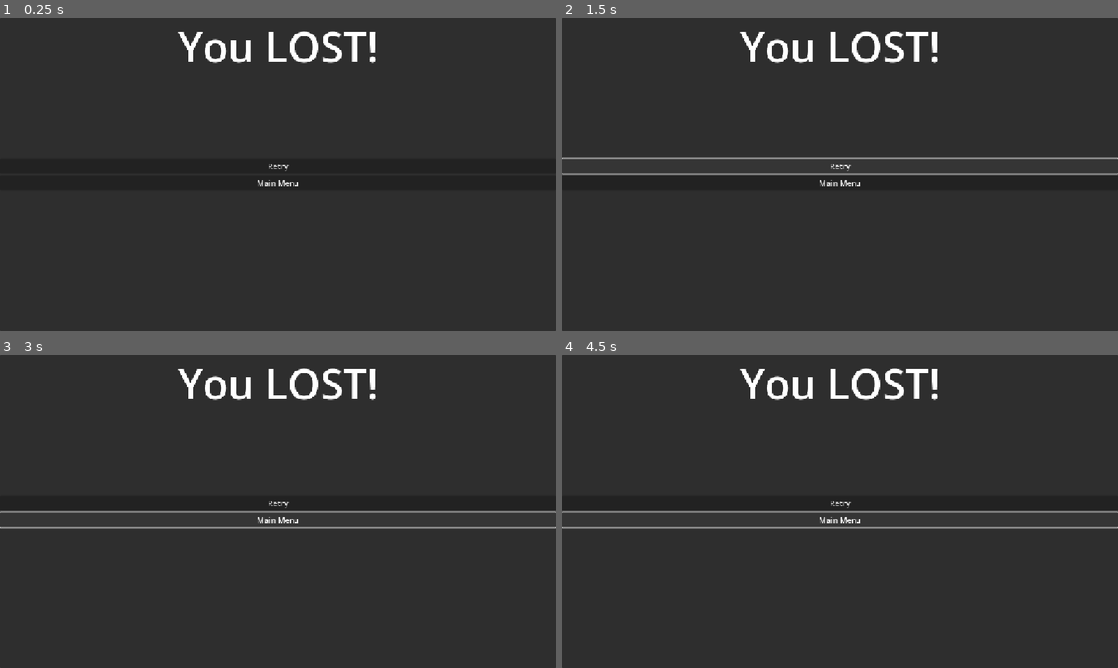
Above: before the commit, frames 1-4 (two rows, left to right).
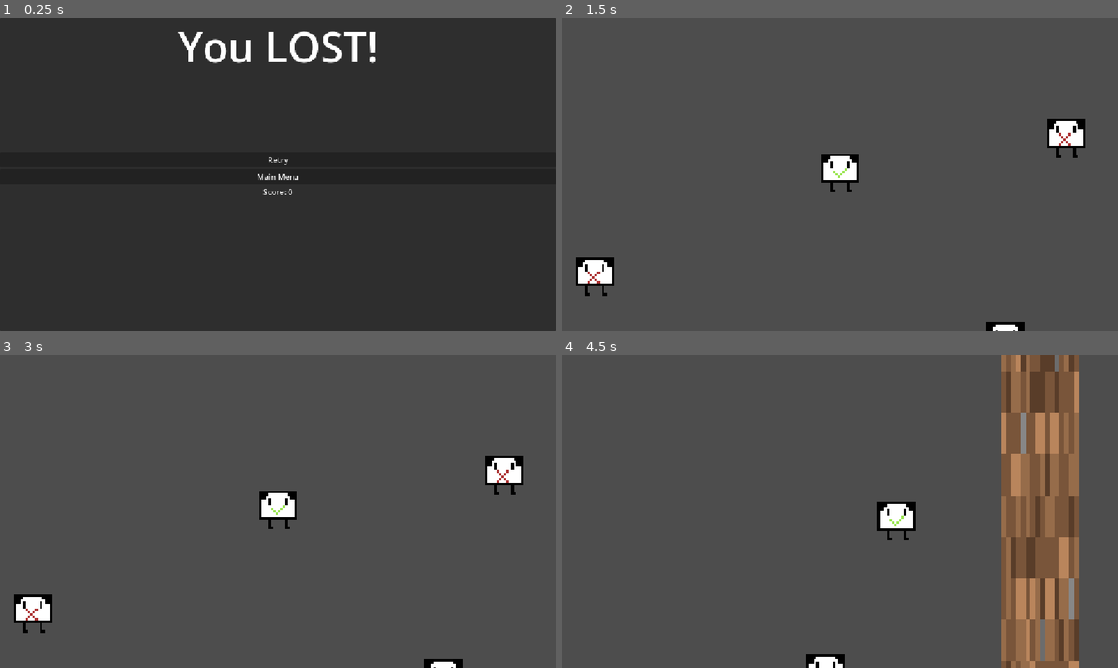
Above: after the commit, the same moments.

Repository: sid-the-loser/Game-Engine-Design-Lab
Game: Godot game, scene res://scenes/lose_scene.tscn
The game is run twice, just before and just after one commit, with the same random seed, the same clock (stepped at 60 frames per second) and the same inputs. This scene is started directly instead of the project's main scene.
Inputs (mouse positions are in pixels of both pictures, inside the frame that each line leads up to):
- Up to frame 1 (0.25 s): no input
- Up to frame 2 (1.5 s): click "Retry" at 0.5 s; click (840, 165) at 1.25 s, where only the run before the commit has a clickable "Retry"
- Up to frame 3 (3 s): click (278, 502) at 2 s, where only the run before the commit has a clickable "Retry"; click (278, 520) at 2.75 s, where only the run before the commit has a clickable "Main Menu"
- Up to frame 4 (4.5 s): hold D (Right) 3.53-4.28 s; hold S (Down) from 4.28 s (still down)

The runs differ from the first frame. In frame 1, 0.2% of the frame differs, in the area x 46-54%, y 44-57%; in frame 2, 96%; in frame 3, 96%; in frame 4, 96%, in the area x 0-100%, y 0-100%.

Commit message:
final push

Diff:
--- /dev/null
+++ b/lab-3/prefabs/enemy.tscn
@@ -0,0 +1,20 @@
+[gd_scene load_steps=4 format=3 uid="uid://dj7goyqa3jtsq"]
+
+[ext_resource type="Texture2D" uid="uid://cd8u5y6dpvqi0" path="res://sprites/enemy.png" id="1_6n8dw"]
+[ext_resource type="Script" uid="uid://b64sskc438exd" path="res://scripts/enemy.gd" id="1_yfjof"]
+
+[sub_resource type="RectangleShape2D" id="RectangleShape2D_yfjof"]
+size = Vector2(64, 79.5)
+
+[node name="Enemy" type="CharacterBody2D"]
+collision_layer = 2
+script = ExtResource("1_yfjof")
+
+[node name="CollisionShape2D" type="CollisionShape2D" parent="."]
+position = Vector2(0, -40.25)
+shape = SubResource("RectangleShape2D_yfjof")
+
+[node name="Enemy" type="Sprite2D" parent="."]
+position = Vector2(4.7683716e-07, -40)
+scale = Vector2(5, 5)
+texture = ExtResource("1_6n8dw")
--- a/lab-3/prefabs/player.tscn
+++ b/lab-3/prefabs/player.tscn
@@ -1,9 +1,12 @@
-[gd_scene load_steps=4 format=3 uid="uid://dimoxfrphs4fi"]
+[gd_scene load_steps=5 format=3 uid="uid://dimoxfrphs4fi"]
 
 [ext_resource type="Script" uid="uid://b4wjpbser8aj6" path="res://scripts/player.gd" id="1_4dohe"]
 [ext_resource type="Texture2D" uid="uid://cppwp2yt7dga2" path="res://sprites/player.png" id="1_72ieh"]
 
 [sub_resource type="RectangleShape2D" id="RectangleShape2D_4dohe"]
+size = Vector2(64, 79.5)
+
+[sub_resource type="RectangleShape2D" id="RectangleShape2D_r66lb"]
 size = Vector2(64, 79.5)
 
 [node name="Player" type="CharacterBody2D"]
@@ -17,3 +20,12 @@
 position = Vector2(4.7683716e-07, -40)
 scale = Vector2(5, 5)
 texture = ExtResource("1_72ieh")
+
+[node name="Area2D" type="Area2D" parent="."]
+collision_mask = 2
+
+[node name="CollisionShape2D" type="CollisionShape2D" parent="Area2D"]
+position = Vector2(0, -40.25)
+shape = SubResource("RectangleShape2D_r66lb")
+
+[connection signal="body_entered" from="Area2D" to="." method="_on_area_2d_body_entered"]
--- a/lab-3/project.godot
+++ b/lab-3/project.godot
@@ -15,6 +15,11 @@
 run/main_scene="uid://dvbgl1bbc4jdf"
 config/features=PackedStringArray("4.5", "Forward Plus")
 config/icon="res://icon.svg"
+
+[autoload]
+
+DebugManager="*res://scripts/singletons/debug_manager.gd"
+GameManager="*res://scripts/singletons/game_manager.gd"
 
 [display]
 
@@ -61,3 +66,4 @@
 [rendering]
 
 textures/canvas_textures/default_texture_filter=0
+textures/vram_compression/import_etc2_astc=true
--- a/lab-3/scenes/gameplay.tscn
+++ b/lab-3/scenes/gameplay.tscn
@@ -1,38 +1,72 @@
-[gd_scene load_steps=4 format=3 uid="uid://b5c66arsbf264"]
+[gd_scene load_steps=5 format=3 uid="uid://b5c66arsbf264"]
 
 [ext_resource type="Texture2D" uid="uid://ddbpbijqaxgxq" path="res://sprites/ground.webp" id="1_00tan"]
+[ext_resource type="PackedScene" uid="uid://dj7goyqa3jtsq" path="res://prefabs/enemy.tscn" id="2_ct7aa"]
 [ext_resource type="PackedScene" uid="uid://dimoxfrphs4fi" path="res://prefabs/player.tscn" id="2_l1v76"]
 
-[sub_resource type="RectangleShape2D" id="RectangleShape2D_ct7aa"]
-size = Vector2(948, 66)
+[sub_resource type="RectangleShape2D" id="RectangleShape2D_ocj2s"]
+size = Vector2(159, 1362)
 
 [node name="Gameplay" type="Node2D"]
 
-[node name="Level" type="Node" parent="."]
+[node name="Player" parent="." instance=ExtResource("2_l1v76")]
+position = Vector2(387, 464)
 
-[node name="Ground" type="StaticBody2D" parent="Level"]
+[node name="Camera2D" type="Camera2D" parent="Player"]
+position = Vector2(0, -37)
+position_smoothing_enabled = true
 
-[node name="CollisionShape2D" type="CollisionShape2D" parent="Level/Ground"]
-position = Vector2(475, 608)
-shape = SubResource("RectangleShape2D_ct7aa")
+[node name="Enemy" parent="." instance=ExtResource("2_ct7aa")]
+position = Vector2(-121, 678)
 
-[node name="CollisionShape2D2" type="CollisionShape2D" parent="Level/Ground"]
-position = Vector2(1531, 607)
-shape = SubResource("RectangleShape2D_ct7aa")
+[node name="Enemy2" parent="." instance=ExtResource("2_ct7aa")]
+position = Vector2(855, 392)
 
-[node name="Ground" type="Sprite2D" parent="Level/Ground"]
-texture_repeat = 2
-position = Vector2(475.49988, 610)
-scale = Vector2(5.943751, 0.44)
+[node name="Enemy3" parent="." instance=ExtResource("2_ct7aa")]
+position = Vector2(730, 813)
+
+[node name="b" type="StaticBody2D" parent="."]
+position = Vector2(-347, 404)
+
+[node name="CollisionShape2D" type="CollisionShape2D" parent="b"]
+position = Vector2(0.5, 0)
+shape = SubResource("RectangleShape2D_ocj2s")
+
+[node name="Ground" type="Sprite2D" parent="b"]
+scale = Vector2(1, 8.537499)
 texture = ExtResource("1_00tan")
-region_rect = Rect2(-9.28, 0, 19.98, 6.47)
 
-[node name="Ground2" type="Sprite2D" parent="Level/Ground"]
-texture_repeat = 2
-position = Vector2(1535, 607)
-scale = Vector2(5.943751, 0.44)
+[node name="b1" type="StaticBody2D" parent="."]
+position = Vector2(1174, 404)
+
+[node name="CollisionShape2D" type="CollisionShape2D" parent="b1"]
+position = Vector2(0.5, 0)
+shape = SubResource("RectangleShape2D_ocj2s")
+
+[node name="Ground" type="Sprite2D" parent="b1"]
+scale = Vector2(1, 8.537499)
 texture = ExtResource("1_00tan")
-region_rect = Rect2(-9.28, 0, 19.98, 6.47)
 
-[node name="Player" parent="." instance=ExtResource("2_l1v76")]
-position = Vector2(65, 476)
+[node name="b2" type="StaticBody2D" parent="."]
+position = Vector2(415, 1006)
+rotation = 1.5707964
+
+[node name="CollisionShape2D" type="CollisionShape2D" parent="b2"]
+position = Vector2(0.5, 0)
+shape = SubResource("RectangleShape2D_ocj2s")
+
+[node name="Ground" type="Sprite2D" parent="b2"]
+scale = Vector2(1, 8.537499)
+texture = ExtResource("1_00tan")
+
+[node name="b3" type="StaticBody2D" parent="."]
+position = Vector2(415, -198)
+rotation = 1.5707964
+
+[node name="CollisionShape2D" type="CollisionShape2D" parent="b3"]
+position = Vector2(0.5, 0)
+shape = SubResource("RectangleShape2D_ocj2s")
+
+[node name="Ground" type="Sprite2D" parent="b3"]
+scale = Vector2(1, 8.537499)
+texture = ExtResource("1_00tan")
--- a/lab-3/scenes/lose_scene.tscn
+++ b/lab-3/scenes/lose_scene.tscn
@@ -1,4 +1,6 @@
-[gd_scene format=3 uid="uid://dp5stv8wsd7ns"]
+[gd_scene load_steps=2 format=3 uid="uid://dp5stv8wsd7ns"]
+
+[ext_resource type="Script" uid="uid://b0rv4i71o1g4i" path="res://scripts/lose_scene.gd" id="1_68m3b"]
 
 [node name="LoseScene" type="Control"]
 layout_mode = 3
@@ -7,6 +9,7 @@
 anchor_bottom = 1.0
 grow_horizontal = 2
 grow_vertical = 2
+script = ExtResource("1_68m3b")
 
 [node name="Panel" type="Panel" parent="."]
 layout_mode = 1
@@ -35,6 +38,12 @@
 layout_mode = 2
 text = "Main Menu"
 
+[node name="Label" type="Label" parent="VBoxContainer"]
+layout_mode = 2
+text = "Score here"
+horizontal_alignment = 1
+vertical_alignment = 1
+
 [node name="Title" type="Label" parent="."]
 layout_mode = 1
 anchors_preset = 5
@@ -48,3 +57,6 @@
 text = "You LOST!"
 horizontal_alignment = 1
 vertical_alignment = 1
+
+[connection signal="button_down" from="VBoxContainer/Retry" to="." method="_on_retry_button_down"]
+[connection signal="button_down" from="VBoxContainer/MainMenu" to="." method="_on_main_menu_button_down"]
--- a/lab-3/scenes/win_scene.tscn
+++ b/lab-3/scenes/win_scene.tscn
@@ -1,4 +1,6 @@
-[gd_scene format=3 uid="uid://nheuyp3mve72"]
+[gd_scene load_steps=2 format=3 uid="uid://nheuyp3mve72"]
+
+[ext_resource type="Script" uid="uid://bh5nq5mkjpmkw" path="res://scripts/win_scene.gd" id="1_p78a6"]
 
 [node name="WinScene" type="Control"]
 layout_mode = 3
@@ -7,6 +9,7 @@
 anchor_bottom = 1.0
 grow_horizontal = 2
 grow_vertical = 2
+script = ExtResource("1_p78a6")
 
 [node name="Panel" type="Panel" parent="."]
 layout_mode = 1
@@ -35,6 +38,12 @@
 layout_mode = 2
 text = "Main Menu"
 
+[node name="Label" type="Label" parent="VBoxContainer"]
+layout_mode = 2
+text = "Score here"
+horizontal_alignment = 1
+vertical_alignment = 1
+
 [node name="Title" type="Label" parent="."]
 layout_mode = 1
 anchors_preset = 5
@@ -48,3 +57,6 @@
 text = "You WON!"
 horizontal_alignment = 1
 vertical_alignment = 1
+
+[connection signal="button_down" from="VBoxContainer/Retry" to="." method="_on_retry_button_down"]
+[connection signal="button_down" from="VBoxContainer/MainMenu" to="." method="_on_main_menu_button_down"]
--- /dev/null
+++ b/lab-3/scripts/enemy.gd
@@ -0,0 +1 @@
+extends CharacterBody2D
--- /dev/null
+++ b/lab-3/scripts/lose_scene.gd
@@ -0,0 +1,18 @@
+extends Control
+
+
+@onready var label: Label = $VBoxContainer/Label
+
+
+func _ready() -> void:
+	label.text = "Score: " + str(GameManager.get_score())
+
+
+func _on_retry_button_down() -> void:
+	GameManager.reset_score()
+	get_tree().change_scene_to_file("res://scenes/gameplay.tscn")
+
+
+func _on_main_menu_button_down() -> void:
+	GameManager.reset_score()
+	get_tree().change_scene_to_file("res://scenes/main_menu.tscn")
--- a/lab-3/scripts/player.gd
+++ b/lab-3/scripts/player.gd
@@ -9,5 +9,16 @@
 
 var movement_direction: Vector2 = Vector2.ZERO
 
+func _process(delta: float) -> void:
+	movement_direction = Input.get_vector("Left", "Right", "Up", "Down")
+
 func _physics_process(delta: float) -> void:
-	velocity = velocity.lerp(movement_direction, movement_lerp * delta)
+	velocity = velocity.lerp(movement_direction * max_movement_speed,
+							movement_lerp * delta)
+	move_and_slide()
+
+
+func _on_area_2d_body_entered(body: Node2D) -> void:
+	if body != self:
+		GameManager.add_one_score()
+		body.queue_free()
--- a/lab-3/scripts/singletons/game_manager.gd
+++ b/lab-3/scripts/singletons/game_manager.gd
@@ -2,10 +2,15 @@
 
 extends Node
 
-var player_score = 0
+var player_score: int = 0
 
 func add_one_score() -> void:
 	player_score += 1
+	if player_score >= 3:
+		get_tree().change_scene_to_file("res://scenes/win_scene.tscn")
 
 func reset_score() -> void:
 	player_score = 0
+
+func get_score() -> int:
+	return player_score
--- /dev/null
+++ b/lab-3/scripts/win_scene.gd
@@ -0,0 +1,18 @@
+extends Control
+
+
+@onready var label: Label = $VBoxContainer/Label
+
+
+func _ready() -> void:
+	label.text = "Score: " + str(GameManager.get_score())
+
+func _on_retry_button_down() -> void:
+	GameManager.reset_score()
+	get_tree().change_scene_to_file("res://scenes/gameplay.tscn")
+
+
+
+func _on_main_menu_button_down() -> void:
+	GameManager.reset_score()
+	get_tree().change_scene_to_file("res://scenes/main_menu.tscn")
Not shown, added: lab-3/export_presets.cfg
Not shown, added: lab-3/scripts/enemy.gd.uid
Not shown, added: lab-3/scripts/lose_scene.gd.uid
Not shown, added: lab-3/scripts/win_scene.gd.uid
Binary file added: lab-3/sprites/coin.aseprite
Binary file added: lab-3/sprites/coin.png
Not shown, added: lab-3/sprites/coin.png.import
Not shown, changed: lab-3/.gitignore
